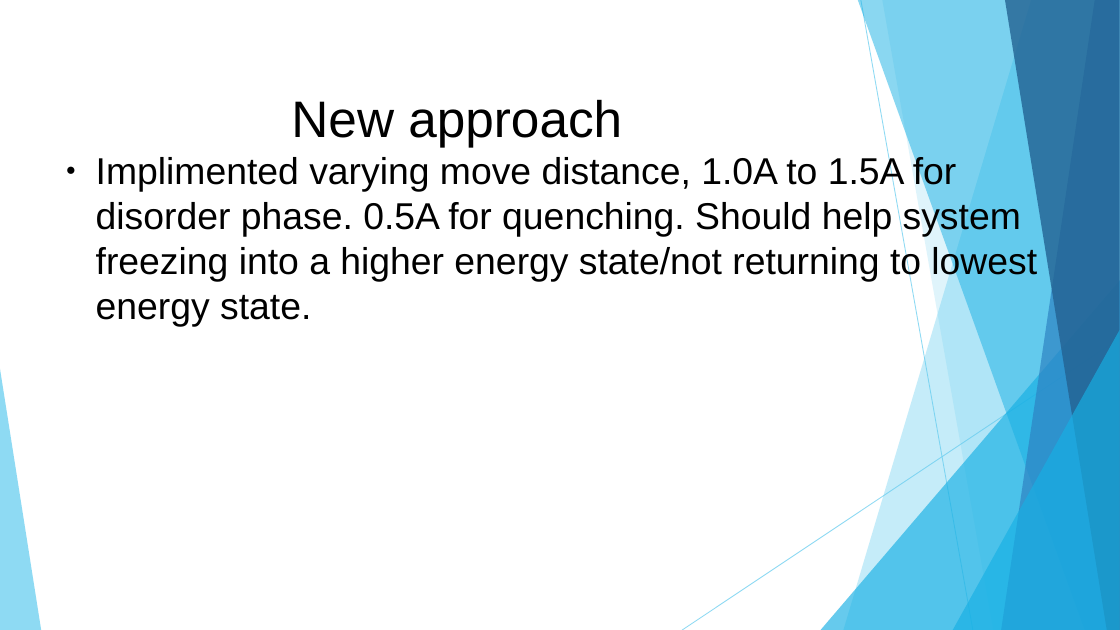
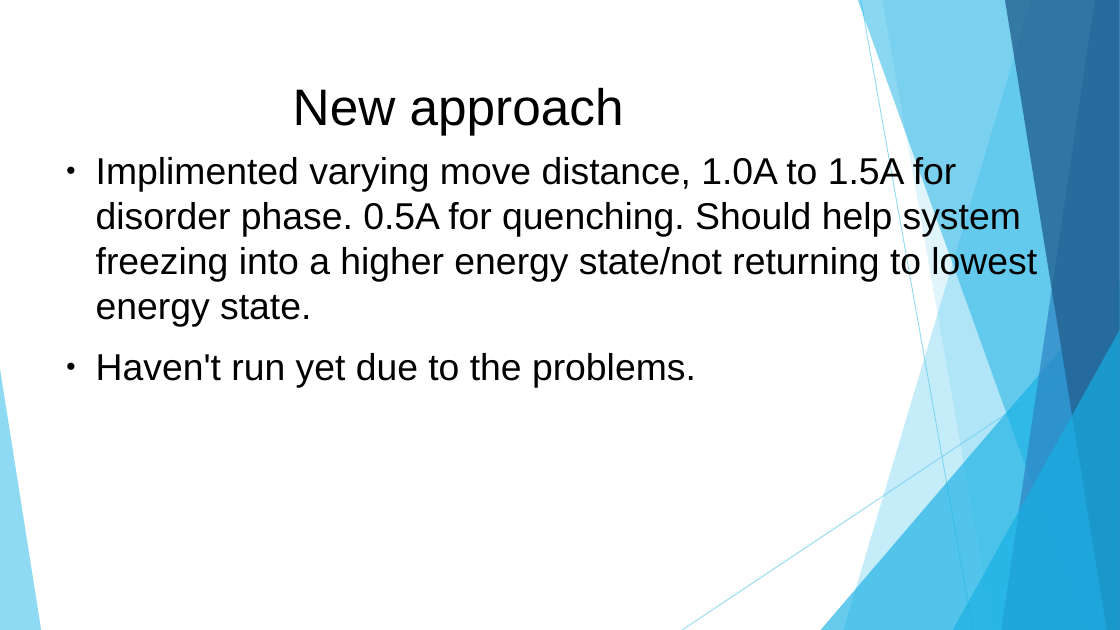
Before and after one commit to OFThomas/amorphMgO, a slide deck: slide 6 of 1816Amorphous MgO Triple Junctions.odp (slide 5 before the commit). Drawn at 1120x630 pixels with LibreOffice and Linux fonts; fonts in the diff are those of the drawing. Boxes give left, top, right and bottom in pixels: in the first picture for what was removed or moved away, otherwise in the second. Text is boxed around its words. In the diff, an @@ line names an element or a change of style, - is before the commit and + after.

```diff
--- a/1816Amorphous MgO Triple Junctions.odp
+++ b/1816Amorphous MgO Triple Junctions.odp
@@ title "New approach": place and size @@
-title "New approach" at [291,99,622,147]
+title "New approach" at [293,87,624,135]
@@ text at [96,353,696,388]: paragraph added @@
+● Haven't run yet due to the problems.
```
Also in this commit, not shown: 3 other slides changed, 1 slide added, 4 other files.
